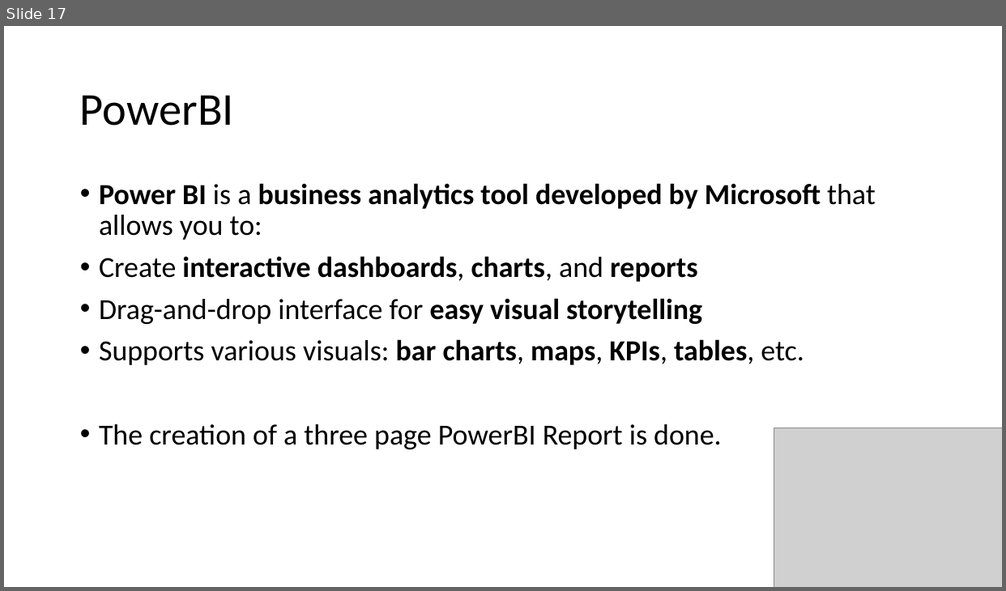
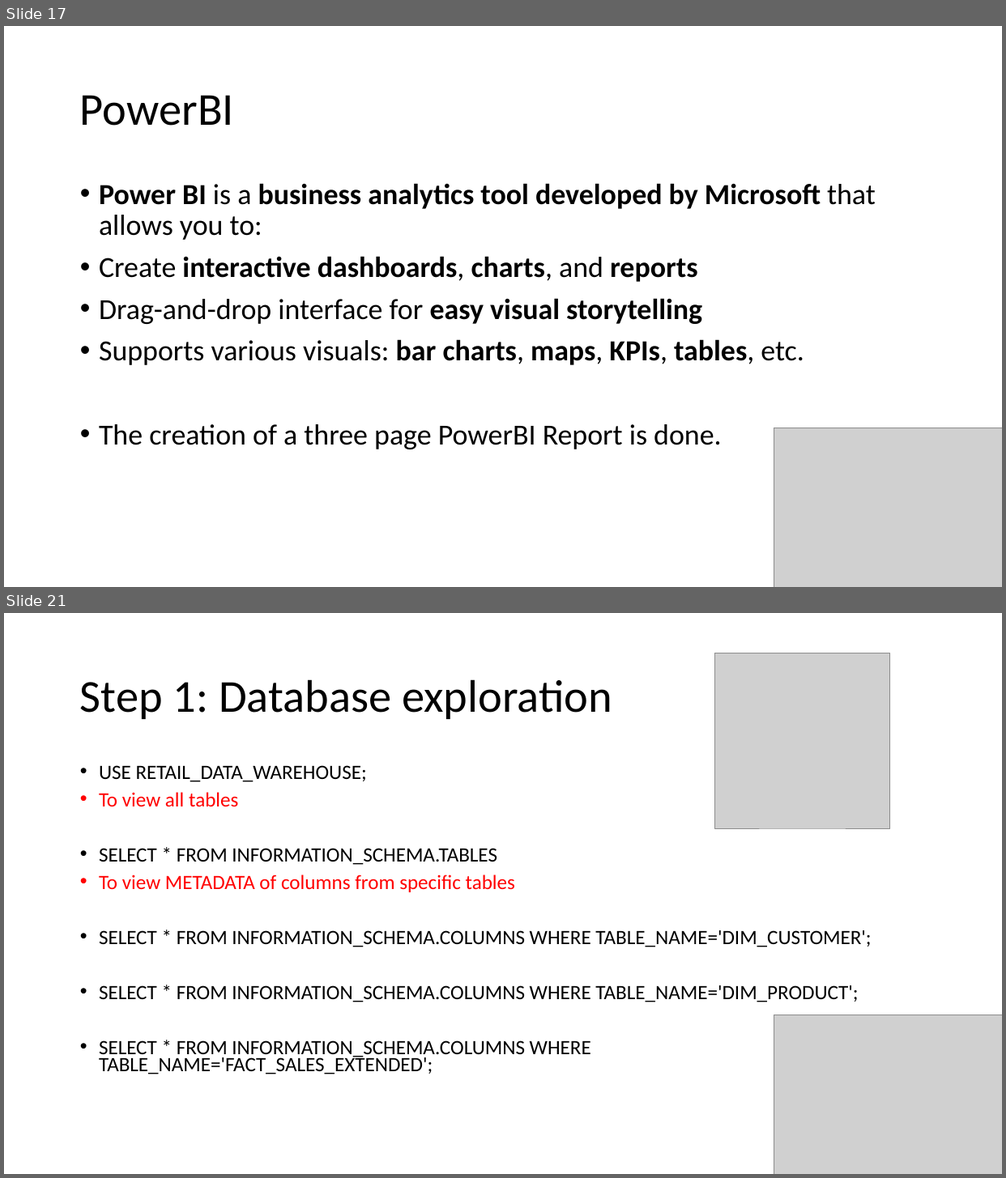
Before and after one commit to Vishwanaathh/RETAIL_SALES_DATA_ANALYTICS, a slide deck: Retail Sales Data Analysis.pptx. Shown one above the other, each under a label of ours: slide 17 before the commit, slides 17 and 21 after it; the slides between them are not shown. The pictures are 1006x591 and 1006x1178 pixels, drawn with LibreOffice and Linux fonts; fonts in the diff are those of the drawing; grey boxes stand for pictures. Boxes give left, top, right and bottom in pixels: in the first picture for what was removed or moved away, otherwise in the second. Text is boxed around its words. In the diff, an @@ line names an element or a change of style, - is before the commit and + after.

```diff
--- a/Retail Sales Data Analysis.pptx
+++ b/Retail Sales Data Analysis.pptx
@@ slide 21 added at [4,613,1002,1174], background #FFFFFF @@
@@ picture added at [714,653,889,828] @@
@@ title added at [80,679,612,719], 44 pt, text #000000 @@
+Step 1: Database exploration
@@ text added at [99,765,871,1075], 19.6 pt, text #000000 @@
+• USE RETAIL_DATA_WAREHOUSE;
+• To view all tables
+• SELECT * FROM INFORMATION_SCHEMA.TABLES
+• To view METADATA of columns from specific tables
+• SELECT * FROM INFORMATION_SCHEMA.COLUMNS WHERE TABLE_NAME='DIM_CUSTOMER';
+• SELECT * FROM INFORMATION_SCHEMA.COLUMNS WHERE TABLE_NAME='DIM_PRODUCT';
+• SELECT * FROM INFORMATION_SCHEMA.COLUMNS WHERE TABLE_NAME='FACT_SALES_EXTENDED';
@@ picture added at [774,1016,1002,1174] @@
```
Also in this commit, not shown: 11 other slides added, 6 other files.
